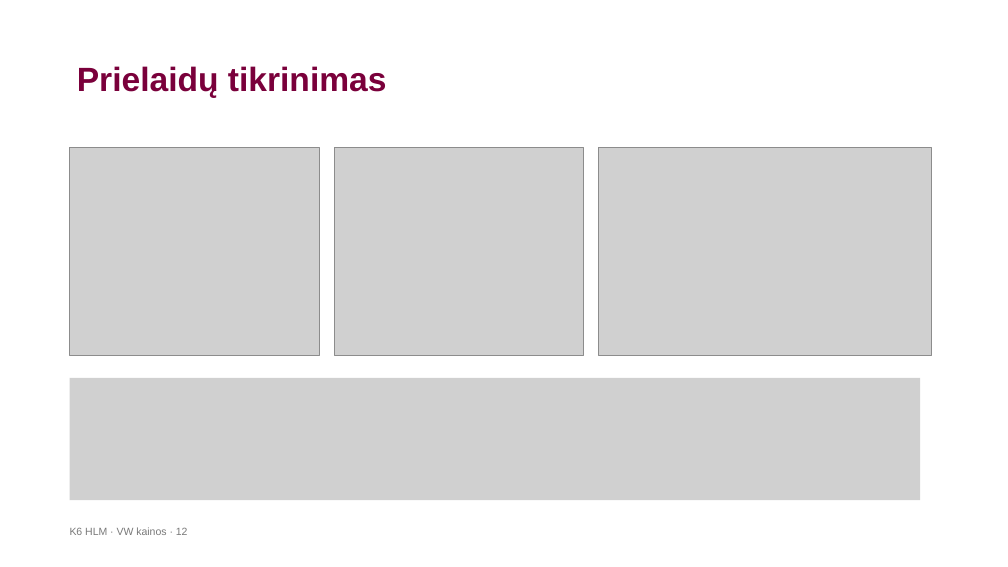
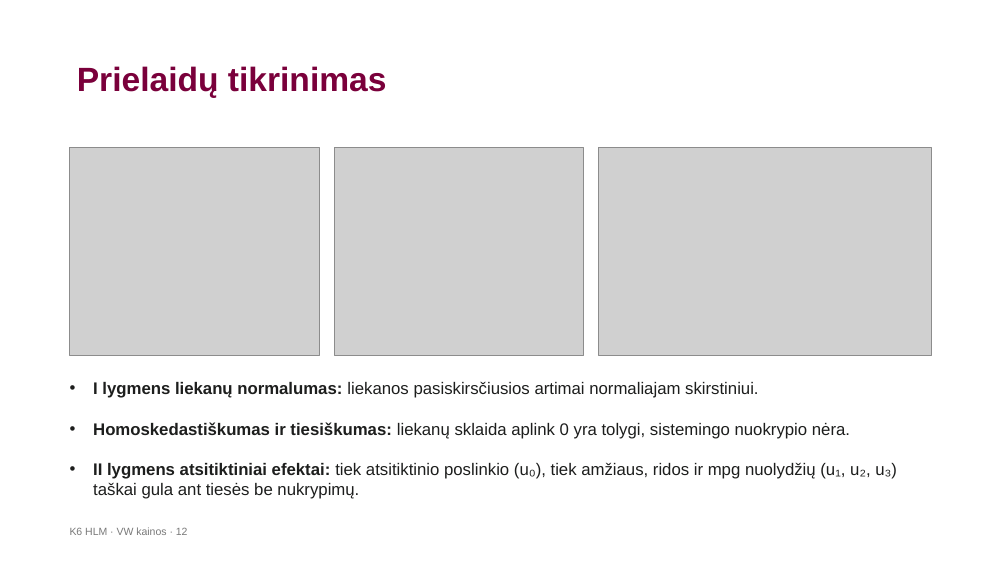
Before and after one commit to LidijaPu/K6, a slide deck: slide 12 of K6_HLM_VW_pristatymas_.pptx. Drawn at 1008x567 pixels with LibreOffice and Linux fonts; fonts in the diff are those of the drawing; grey boxes stand for pictures; background and template pictures are left out. Boxes give left, top, right and bottom in pixels: in the first picture for what was removed or moved away, otherwise in the second. Text is boxed around its words. In the diff, an @@ line names an element or a change of style, - is before the commit and + after.

```diff
--- a/K6_HLM_VW_pristatymas_.pptx
+++ b/K6_HLM_VW_pristatymas_.pptx
@@ picture removed at (x1=70, y1=378, x2=920, y2=501) @@
@@ text added at (x1=93, y1=382, x2=897, y2=499), 16 pt, text #1E1E1D @@
+• I lygmens liekanų normalumas: liekanos pasiskirsčiusios artimai normaliajam skirstiniui.
+• Homoskedastiškumas ir tiesiškumas: liekanų sklaida aplink 0 yra tolygi, sistemingo nuokrypio nėra.
+• II lygmens atsitiktiniai efektai: tiek atsitiktinio poslinkio (u₀), tiek amžiaus, ridos ir mpg nuolydžių (u₁, u₂, u₃) taškai gula ant tiesės be nukrypimų.
```
Also in this commit, not shown: 7 other slides changed, 5 other files.
